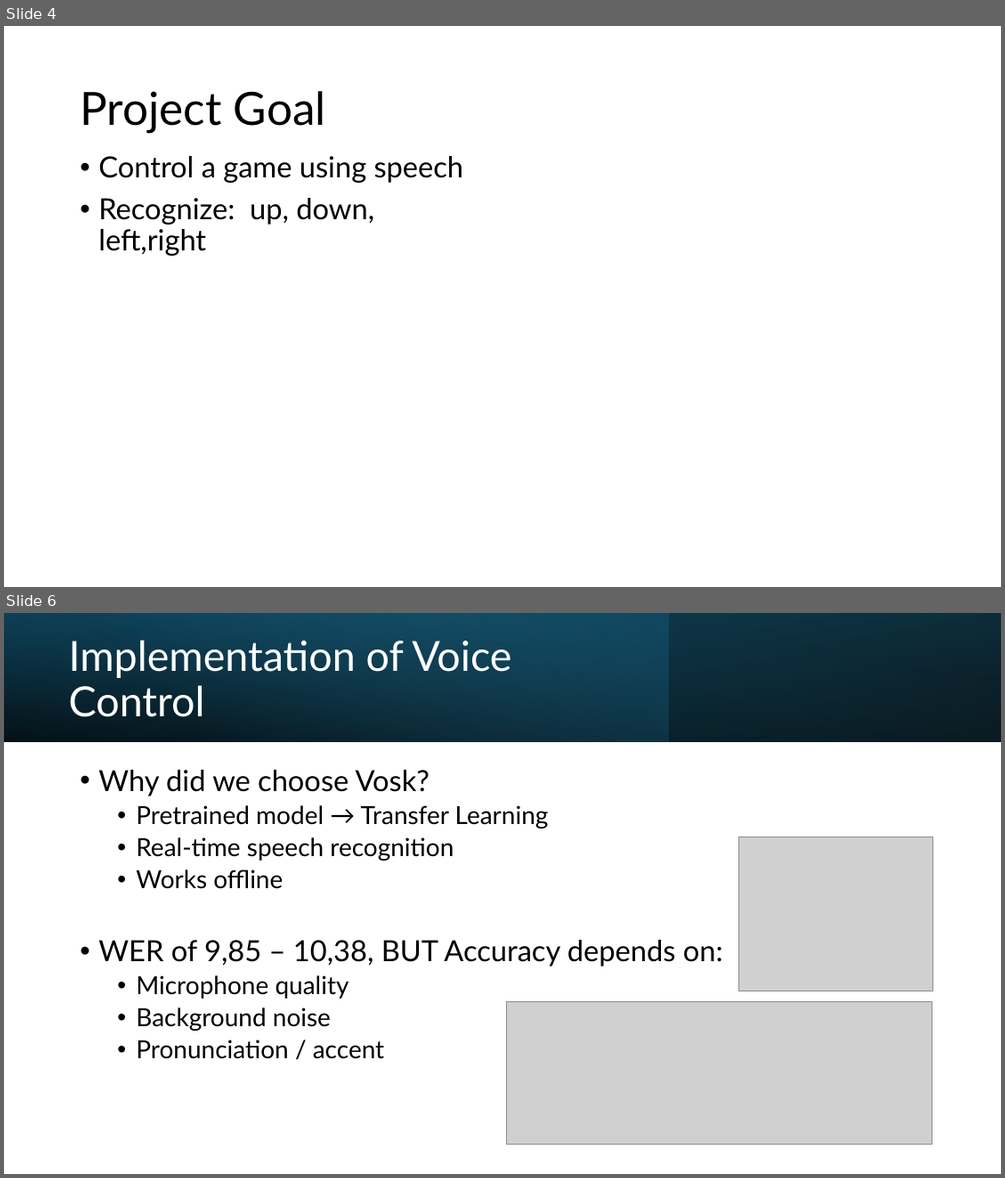
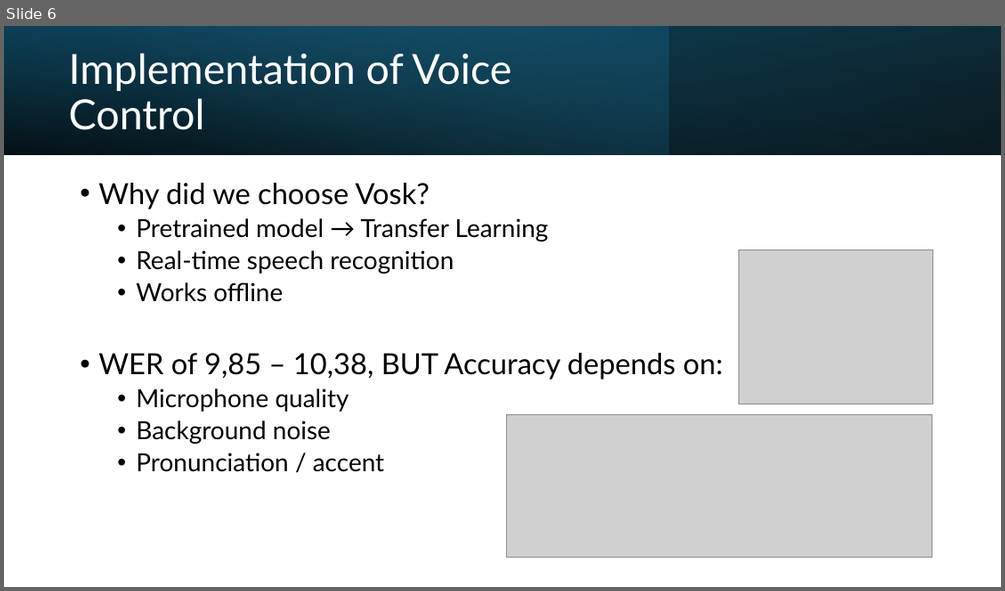
Before and after one commit to K1-mbf/Scibio_final_project, a slide deck: presentation.pptx. Shown one above the other, each under a label of ours: slides 4 and 6 before the commit, slide 6 after it; the slides between them are not shown. The pictures are 1005x1178 and 1005x591 pixels, drawn with LibreOffice and Linux fonts; fonts in the diff are those of the drawing; grey boxes stand for pictures. Boxes give left, top, right and bottom in pixels: in the first picture for what was removed or moved away, otherwise in the second. Text is boxed around its words. In the diff, an @@ line names an element or a change of style, - is before the commit and + after.

```diff
--- a/presentation.pptx
+++ b/presentation.pptx
@@ slide 4 removed at <box>4,26,1001,587</box>, background #FFFFFF @@
@@ title removed at <box>80,91,326,133</box> @@
-Project Goal
@@ text removed at <box>98,156,464,256</box> @@
-• Control a game using speech
-• Recognize: up, down, left,right
```
Also in this commit, not shown: 5 slides changed, 5 slides added, 1 other slide removed.
